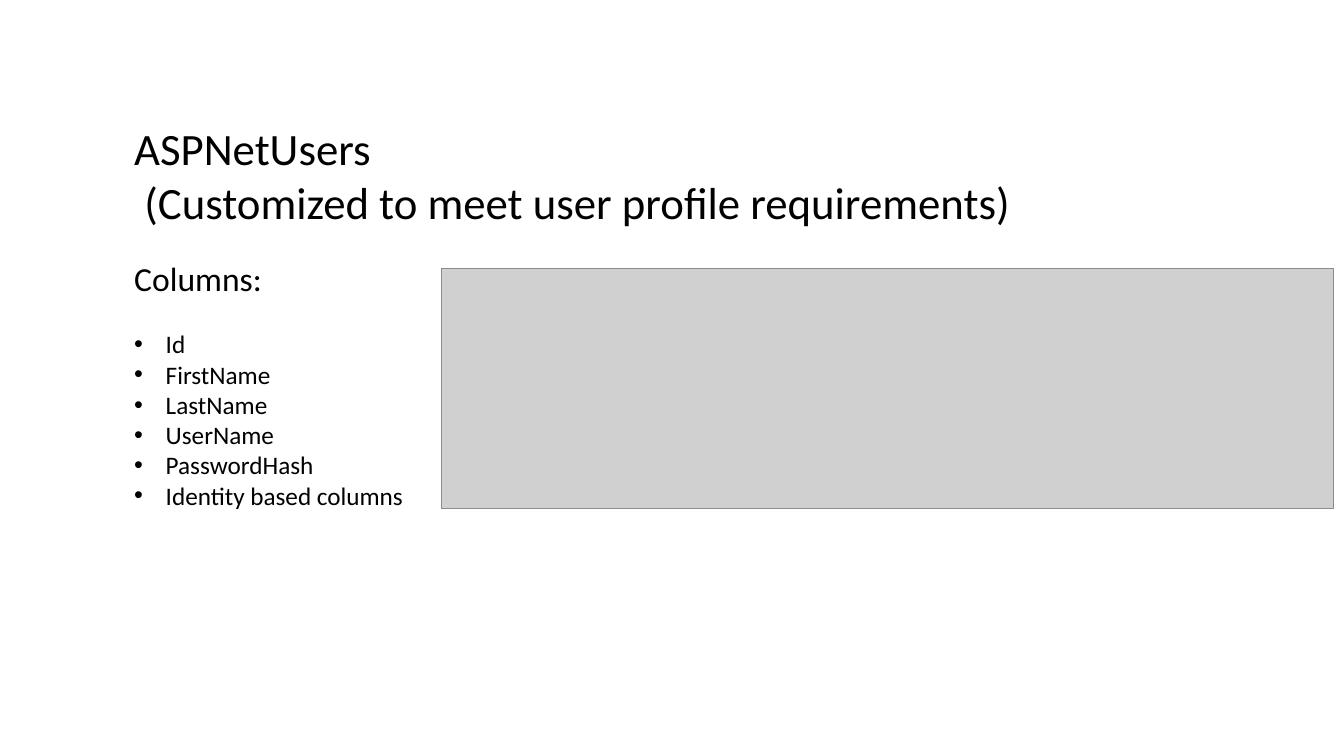
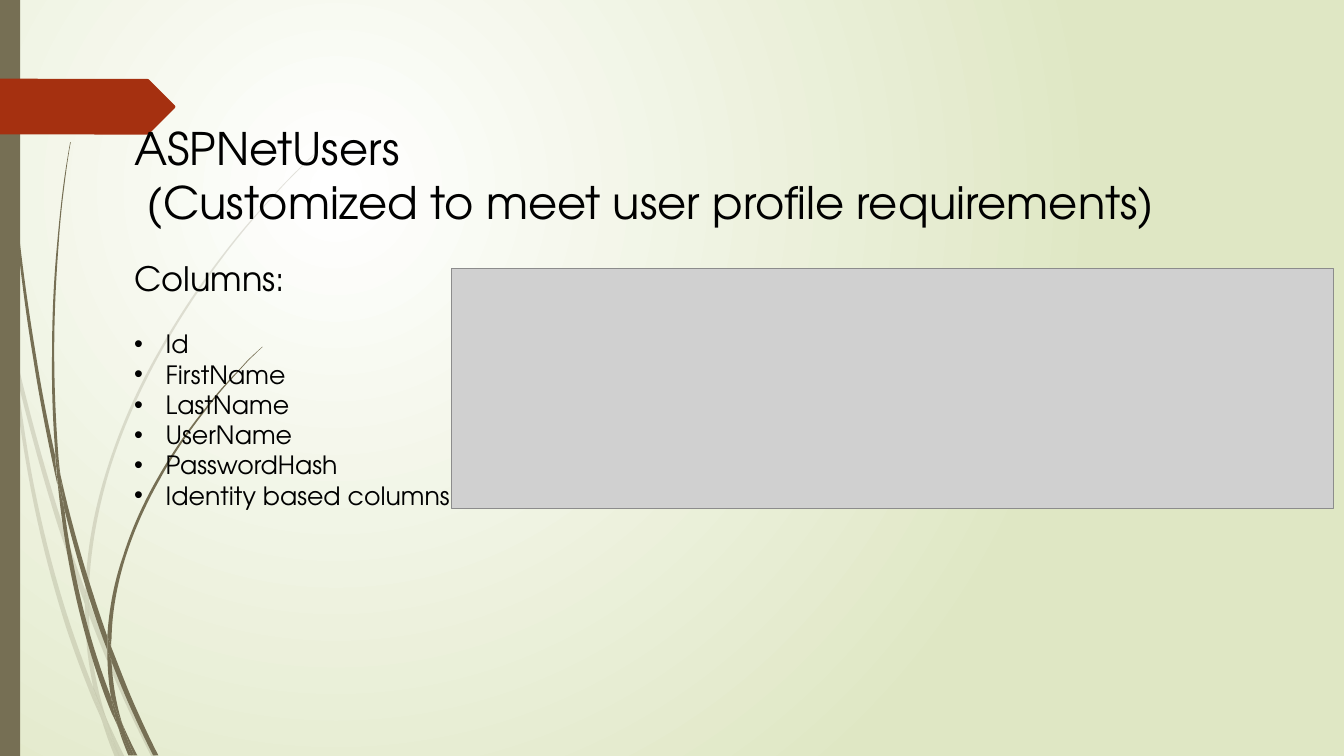
Before and after one commit to Ushaswini/Homework01-Group5, a slide deck: slide 4 of LocationAwareMessageMeApp.pptx. Drawn at 1344x756 pixels with LibreOffice and Linux fonts; fonts in the diff are those of the drawing; grey boxes stand for pictures. Boxes give left, top, right and bottom in pixels: in the first picture for what was removed or moved away, otherwise in the second. Text is boxed around its words. In the diff, an @@ line names an element or a change of style, - is before the commit and + after.

```diff
--- a/LocationAwareMessageMeApp.pptx
+++ b/LocationAwareMessageMeApp.pptx
@@ background #FFFFFF to gradient #FFFFFF to #DFE8C4 @@
@@ rectangle added at (0, 0, 20, 756), fill #766F54 @@
@@ freeform shape added at (0, 79, 175, 134), fill #A53010 @@
@@ text "ASPNetUsers" at (134, 118, 1155, 510): font Calibri to TeX Gyre Adventor @@
@@ picture: place and size @@
-picture at (442, 268, 1334, 509)
+picture at (452, 268, 1334, 509)
@@ group added at (0, 154, 315, 756): 10 freeform shapes @@
@@ group added at (3, 0, 262, 756): 12 freeform shapes @@
```
Also in this commit, not shown: 9 other slides changed.
